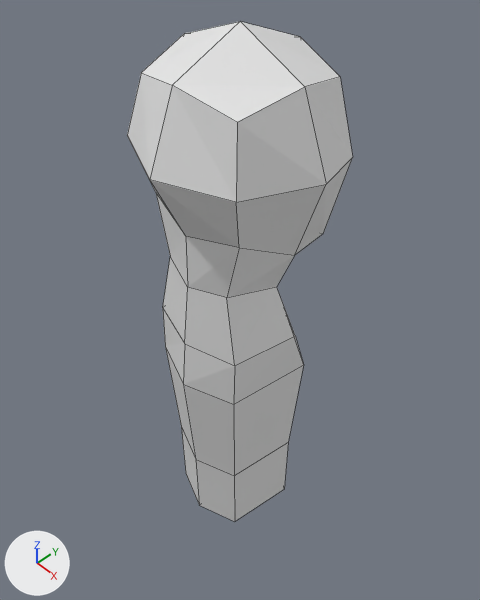
The Blender file LowPolyChar.blend: old version first, new version second.
One viewpoint serves both versions: a 50 mm camera at (6.64, -6.26, 5.1) aimed at (-0.39, 0.36, -3.88). The axes (+X, +Y, +Z) are drawn at lower left. The lights are the same throughout. The older version comes first. Mesh edges are drawn as thin lines.
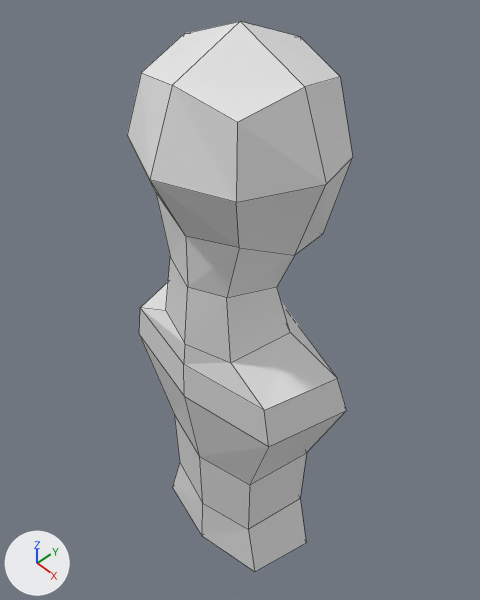
The newer file is also turned or shifted as a whole; pictures and numbers use the older file's frame.

What the commit changed:
me_cube is used by ob_cube; location (0.0, 0.0, 0.0).
me_cube had 56 vertices, 54 faces and spanned x -1.73..1.73, y -1.73..1.75, z -9.16..1.73.
me_cube now has 68 vertices, 66 faces and spans x -2.36..2.36, y -1.73..1.75, z -10.62..1.73.
Part 1, on me_cube:
8 faces are deleted.
22 vertices move from x -1.22..1.22, y -1.48..1.33, z -9.16..-3.58 to x -2.36..2.36, y -1.48..1.33, z -9.16..-3.58.
12 vertices are added at x -1.92..1.92, y -1.33..1.24, z -10.62..-7.25.
20 new faces join them.

Changed parts and their boxes [x1, y1, x2, y2] in the pictures (480 x 600 px; the box of a moved part takes in the faces that stretch with it):
'Cube', reshaped (10% taller)
    before: [127, 22, 353, 521]
    after: [127, 22, 353, 572]
part 1 of me_cube, moved or reshaped
    before: [163, 257, 304, 521]
    after: [139, 257, 347, 572]
